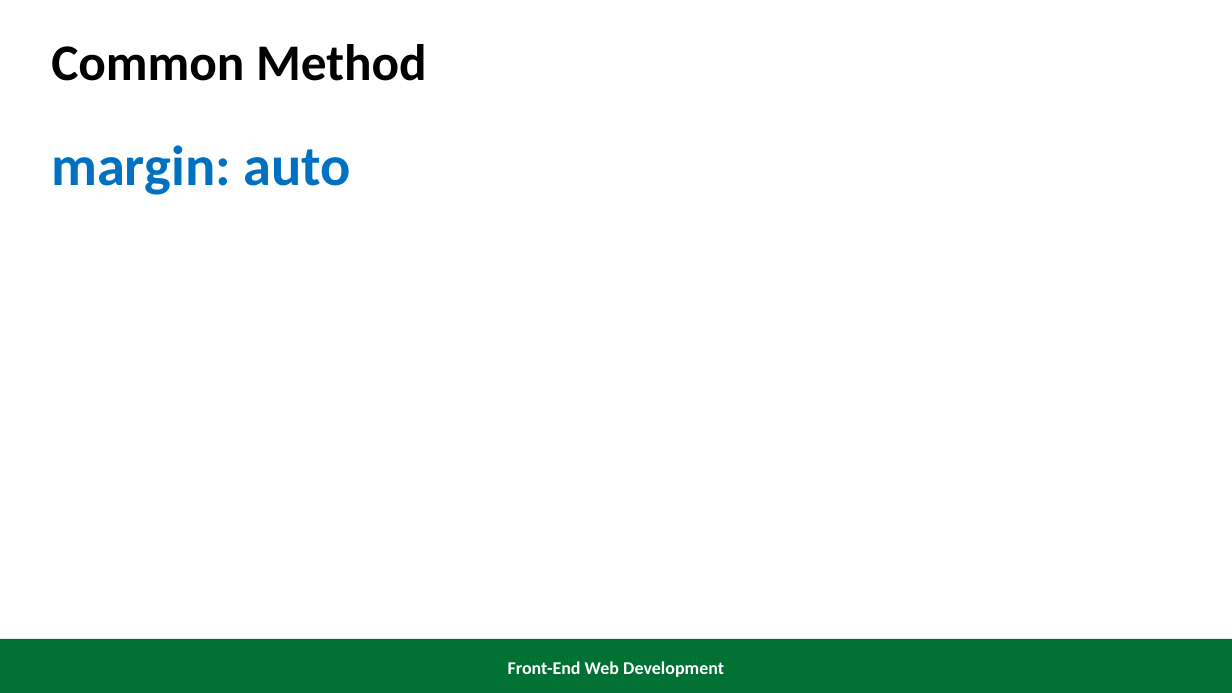
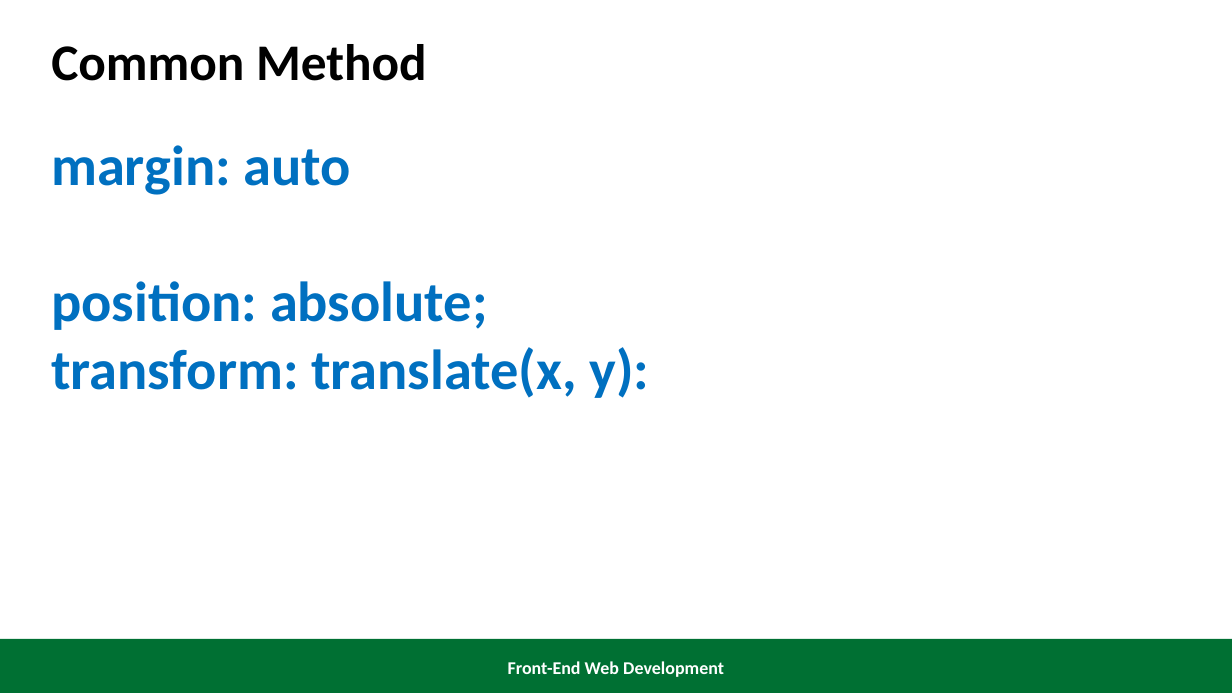
Before and after one commit to renatomaaliw3/public_files, a slide deck: slide 3 of 01. Front-End Web/01. Presentations/PPT/14. CSS Centering Page.pptx. Drawn at 1232x693 pixels with LibreOffice and Linux fonts; fonts in the diff are those of the drawing. Boxes give left, top, right and bottom in pixels: in the first picture for what was removed or moved away, otherwise in the second. Text is boxed around its words. In the diff, an @@ line names an element or a change of style, - is before the commit and + after.

```diff
--- a/01. Front-End Web/01. Presentations/PPT/14. CSS Centering Page.pptx
+++ b/01. Front-End Web/01. Presentations/PPT/14. CSS Centering Page.pptx
@@ text at box(51, 281, 650, 398): paragraphs added @@
+position: absolute;
+transform: translate(x, y):
```
Also in this commit, not shown: 2 other files.
